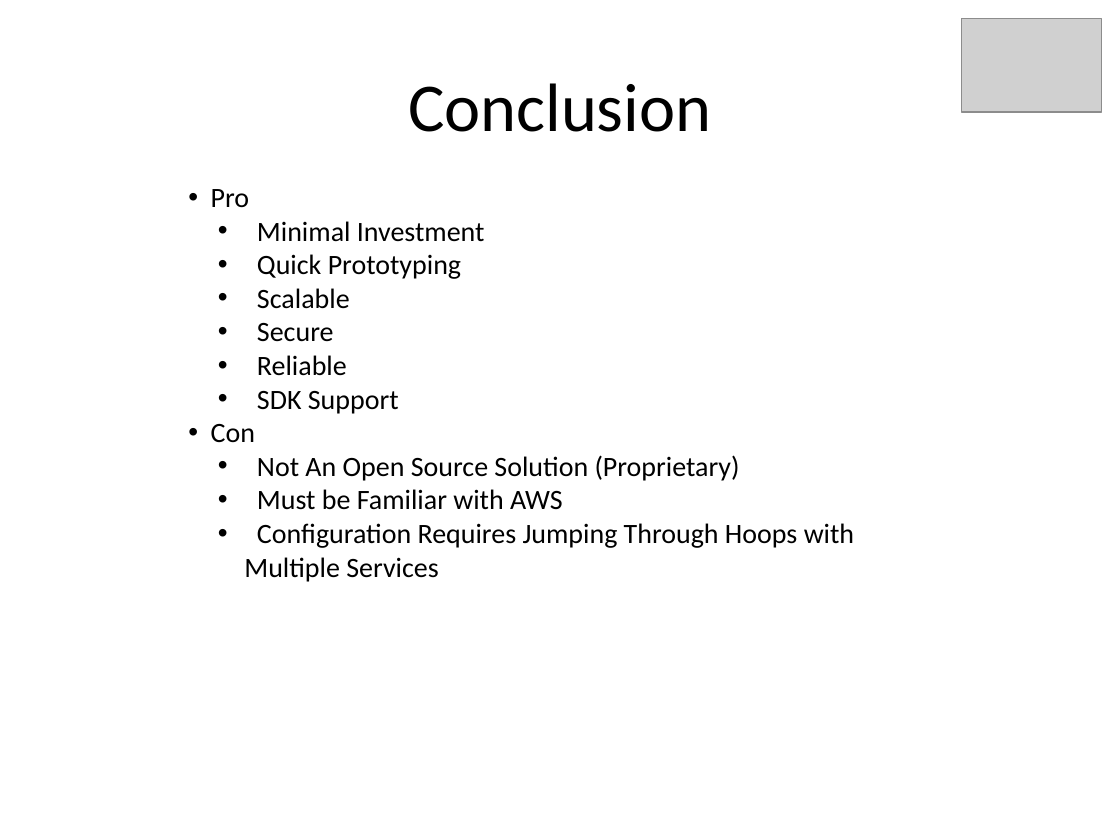
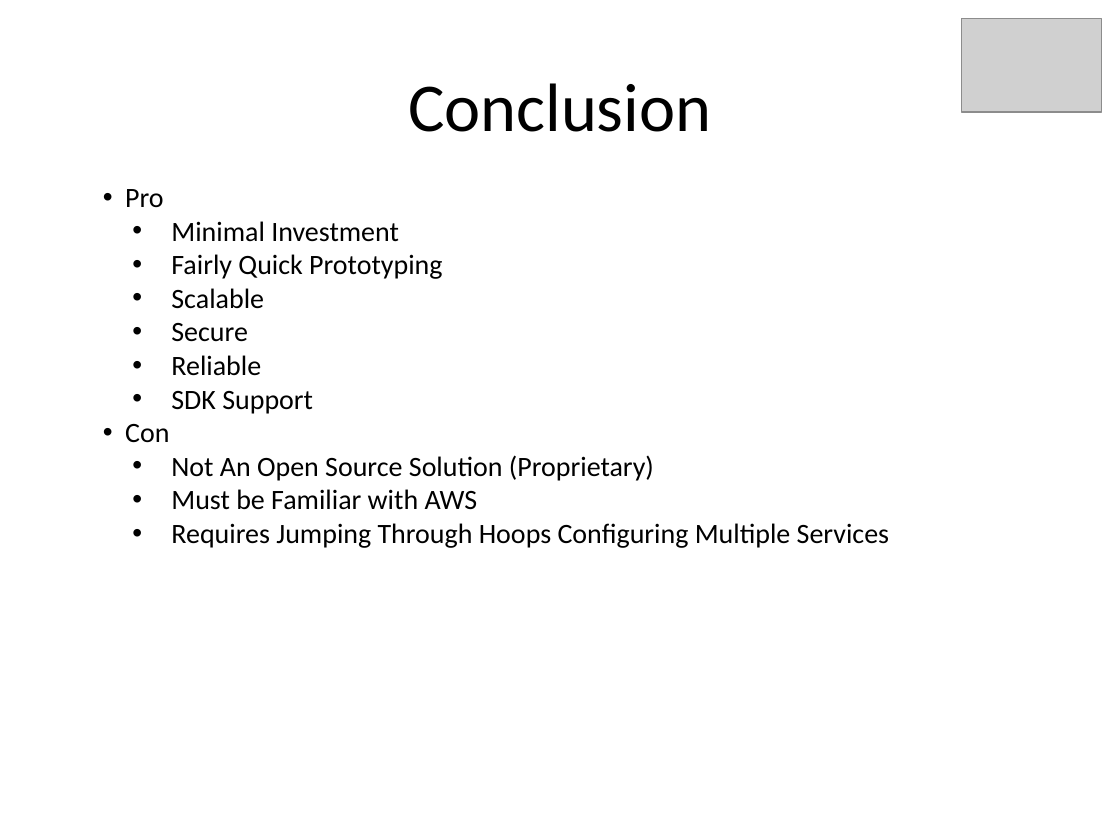
Before and after one commit to kskalvar/AWS-IoT-AndroidStudio, a slide deck: slide 15 of .assets/IoT-QuickStart-with-AWS.pptx (slide 14 before the commit). Drawn at 1120x840 pixels with LibreOffice and Linux fonts; fonts in the diff are those of the drawing; grey boxes stand for pictures. Boxes give left, top, right and bottom in pixels: in the first picture for what was removed or moved away, otherwise in the second. Text is boxed around its words. In the diff, an @@ line names an element or a change of style, - is before the commit and + after.

Commit message:
Documentation: Upadated AWS IoT QuickStart Instructions

```diff
--- a/.assets/IoT-QuickStart-with-AWS.pptx
+++ b/.assets/IoT-QuickStart-with-AWS.pptx
@@ text "Pro": place and size @@
-text "Pro" at (211,189,854,582)
+text "Pro" at (125,189,889,548)
@@ text at (171,254,442,279): text changed @@
-  • Quick Prototyping
+  • Fairly Quick Prototyping
@@ text at (171,523,889,548): text changed @@
-  • Configuration Requires Jumping Through Hoops with Multiple Services
+  • Requires Jumping Through Hoops Configuring Multiple Services
```
Also in this commit, not shown: 10 other slides changed, 2 slides added, 1 slide removed, 1 other file.
